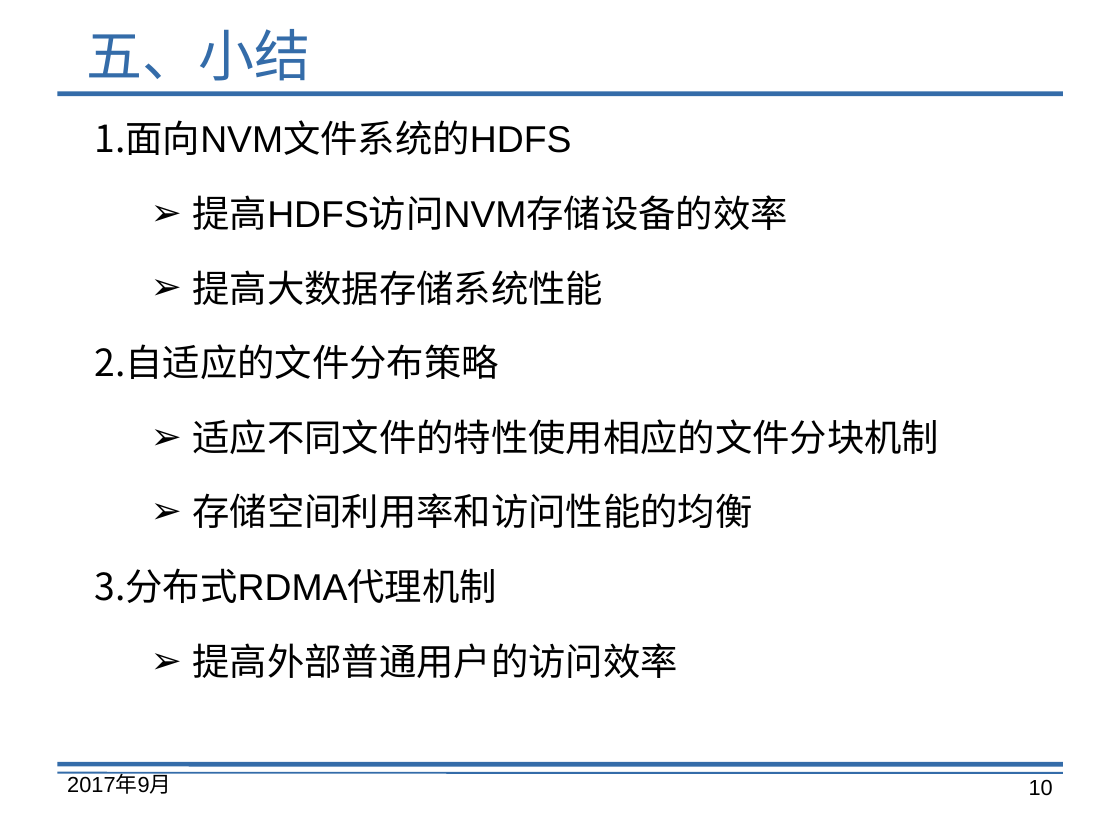
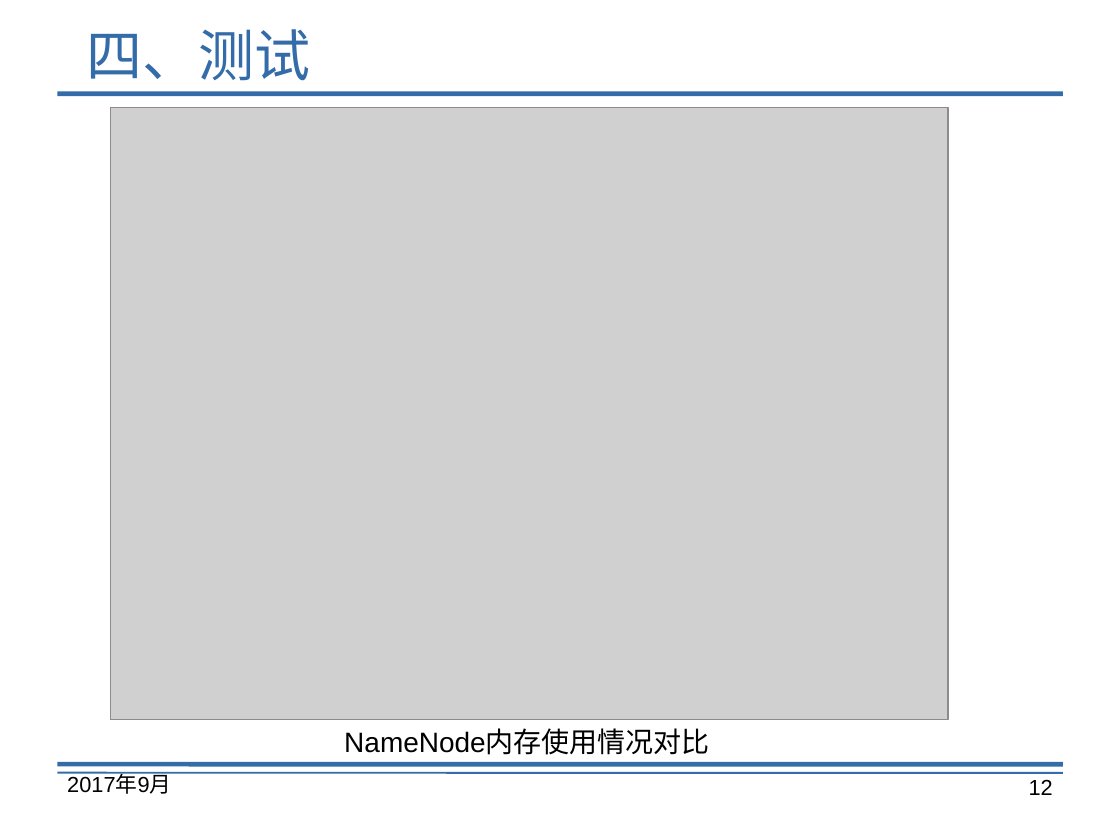
Before and after one commit to lis7fire/longhubang, a slide deck: slide 12 of 实验总结.pptx (slide 10 before the commit). Drawn at 1120x840 pixels with LibreOffice and Linux fonts; fonts in the diff are those of the drawing; grey boxes stand for pictures. Boxes give left, top, right and bottom in pixels: in the first picture for what was removed or moved away, otherwise in the second. Text is boxed around its words. In the diff, an @@ line names an element or a change of style, - is before the commit and + after.

```diff
--- a/实验总结.pptx
+++ b/实验总结.pptx
@@ title at (86, 29, 310, 81): text changed @@
-五、小结
+四、测试
@@ picture added at (110, 108, 948, 720) @@
@@ text removed at (95, 120, 940, 678) @@
-  1. 面向NVM文件系统的HDFS
-    ➢ 提高HDFS访问NVM存储设备的效率
-    ➢ 提高大数据存储系统性能
-  2. 自适应的文件分布策略
-    ➢ 适应不同文件的特性使用相应的文件分块机制
-    ➢ 存储空间利用率和访问性能的均衡
-  3. 分布式RDMA代理机制
-    ➢ 提高外部普通用户的访问效率
@@ text added at (344, 730, 710, 755), 18 pt, text #000000 @@
+NameNode内存使用情况对比
@@ page number at (1029, 779, 1053, 795): text changed @@
-10
+12
```
Also in this commit, not shown: 6 other slides changed, 6 slides added, 3 slides removed, 2 other files.
